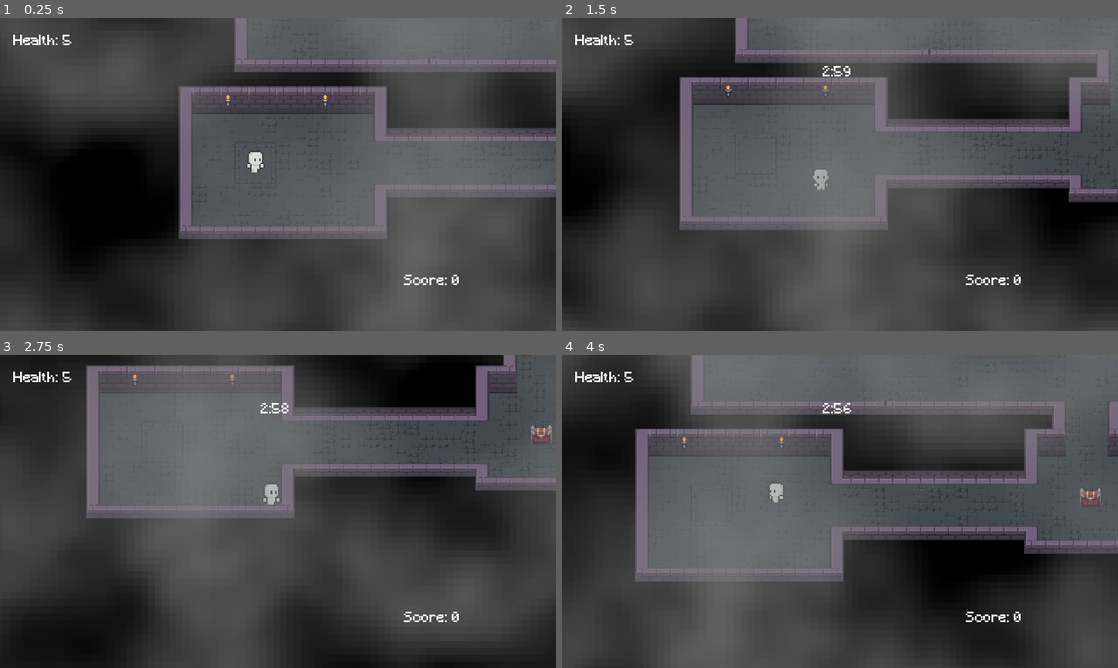
Above: before the commit, frames 1-4 (two rows, left to right).
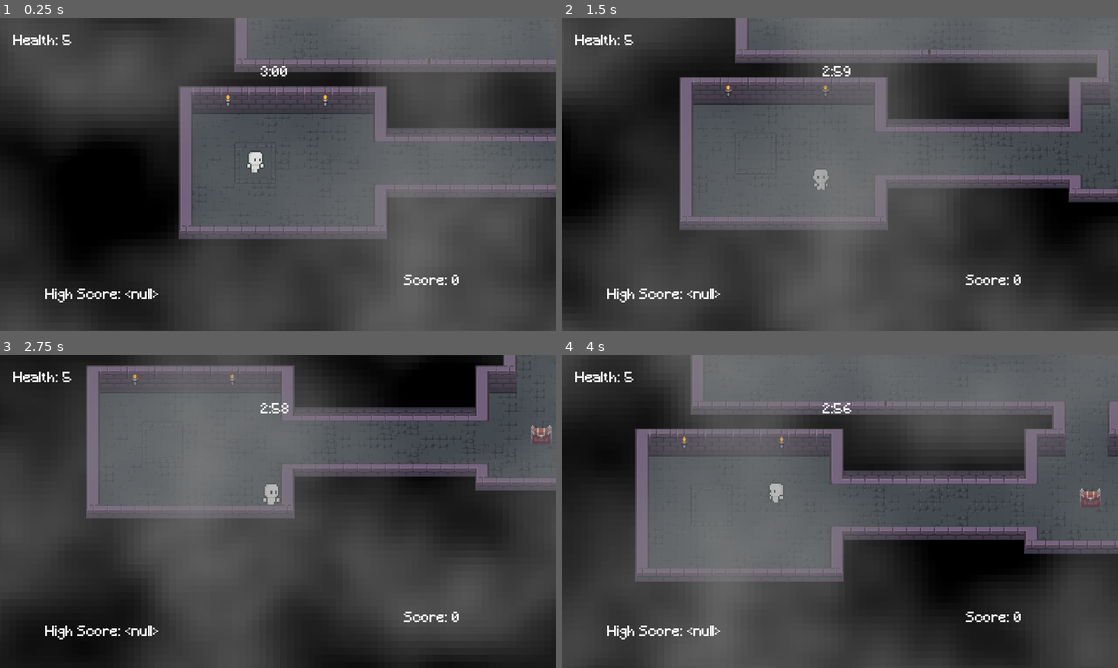
Above: after the commit, the same moments.

Repository: GabeAKane/dungeon-dash
Game: Godot game, scene res://world.tscn
The game is run twice, just before and just after one commit, with the same random seed, the same clock (stepped at 60 frames per second) and the same inputs.
Inputs:
- Up to frame 1 (0.25 s): no input
- Up to frame 2 (1.5 s): hold Right (Right) 0.53-1.28 s; tap Space (Dash) at 0.6, 1.35 s; hold S (Down) from 1.28 s (still down)
- Up to frame 3 (2.75 s): release S (Down) at 2.03 s; hold Right (Right) from 2.03 s (still down); tap Space (Dash) at 2.1 s
- Up to frame 4 (4 s): release Right (Right) at 2.78 s; hold W (Up) 2.78-3.53 s; tap Space (Dash) at 2.85, 3.6 s; hold A (Left) from 3.53 s (still down)

The runs differ from the first frame. In frame 1, 0.4% of the frame differs, in the area x 8-52%, y 15-91%; in frame 2, 0.3%; in frame 3, 0.3%; in frame 4, 0.3%.

Commit message:
finished off main coding

Diff:
--- a/character.gd
+++ b/character.gd
@@ -13,10 +13,33 @@
 var dash = false
 var points = 0
 
+var previous_scores = []
+
 #variables for other nodes
 @onready var dashtimer = $DashTimer
 @onready var cam = $Camera2D
 @onready var sprite = $AnimatedSprite2D
+
+
+func _ready():
+	if not FileAccess.file_exists("user://game.save"):
+		return
+
+	var save_game = FileAccess.open("user://game.save", FileAccess.READ)
+	var json_string = save_game.get_line()
+	var json = JSON.new()
+
+	if not json.parse(json_string) == OK:
+		print("JSON Parse Error: ", json.get_error_message(), " in ", json_string, " at line ", json.get_error_line())
+		return
+
+	var data = json.get_data()
+
+	previous_scores = data["scores"]
+
+
+
+
 
 func _physics_process(_delta):
 	var x_mov = Input.get_action_strength("Right") - Input.get_action_strength("Left")
@@ -109,4 +132,14 @@
 	health-=num
 	print(str("Health: ", health))
 	if health <= 0:
+		save_score()
 		get_tree().reload_current_scene()
+
+func save_score():
+	previous_scores.append(points)
+	var dict = {
+		"scores": previous_scores
+	}
+	var save_game = FileAccess.open("user://game.save", FileAccess.WRITE)
+	var JSON_str = JSON.stringify(dict)
+	save_game.store_line(JSON_str)
--- a/enemy.gd
+++ b/enemy.gd
@@ -9,7 +9,6 @@
 @onready var nav_agent = $NavigationAgent2D
 @onready var sprite = $AnimatedSprite2D
 @onready var death_timer = $death
-var dead = false
 
 func _ready():
 	death_timer.wait_time = 15.0 - (randf()*5)
@@ -41,4 +40,4 @@
 
 func _on_death_timeout():
 	print("died")
-	queue_free()
+	should_delete = true
--- a/enemy.tscn
+++ b/enemy.tscn
@@ -51,6 +51,8 @@
 
 [node name="death" type="Timer" parent="."]
 
+[node name="VisibleOnScreenNotifier2D" type="VisibleOnScreenNotifier2D" parent="."]
+
 [connection signal="timeout" from="Timer" to="." method="_on_timer_timeout"]
 [connection signal="body_entered" from="Area2D" to="." method="_on_area_2d_body_entered"]
 [connection signal="timeout" from="death" to="." method="_on_death_timeout"]
--- a/hud.gd
+++ b/hud.gd
@@ -4,7 +4,8 @@
 @onready var scoreL = $"score label"
 @onready var timeL = $"time label"
 @onready var player = get_tree().get_first_node_in_group("player")
-@onready var healthL =$"health label"
+@onready var healthL = $"health label"
+@onready var highscoreL = $"highscore label"
 var minutes = 3
 var seconds = 0
 
@@ -12,7 +13,8 @@
 
 # Called when the node enters the scene tree for the first time.
 func _ready():
-	pass # Replace with function body.
+	highscoreL.text = str("High Score: ", player.previous_scores.max())
+	timeL.text = "3:00"
 
 
 # Called every frame. 'delta' is the elapsed time since the previous frame.
@@ -27,6 +29,8 @@
 		if minutes <=0:
 			print("GAME END")
 			timer.paused = true
+			player.save_score()
+			get_tree().reload_current_scene()
 		else:
 			minutes-=1
 			seconds=59
--- a/hud.tscn
+++ b/hud.tscn
@@ -30,4 +30,11 @@
 offset_bottom = 58.0
 theme_override_fonts/font = ExtResource("1_xcnyk")
 
+[node name="highscore label" type="Label" parent="."]
+offset_left = 52.0
+offset_top = 311.0
+offset_right = 136.0
+offset_bottom = 338.0
+theme_override_fonts/font = ExtResource("1_xcnyk")
+
 [connection signal="timeout" from="GameTime" to="." method="_on_game_time_timeout"]
